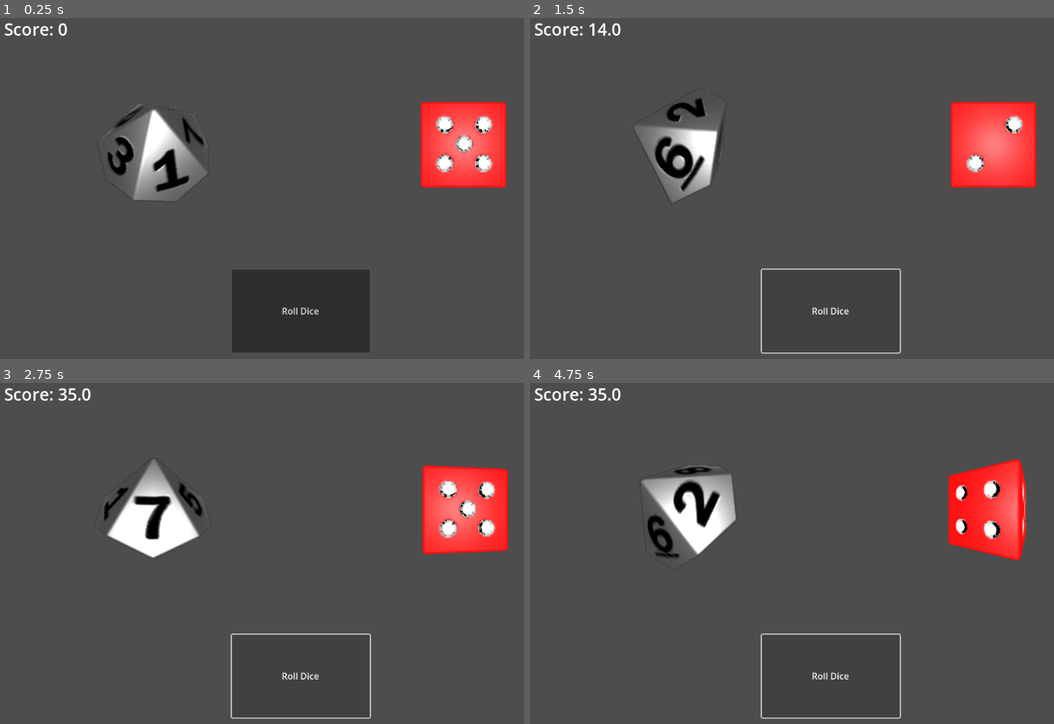
Above: before the commit, frames 1-4 (two rows, left to right).
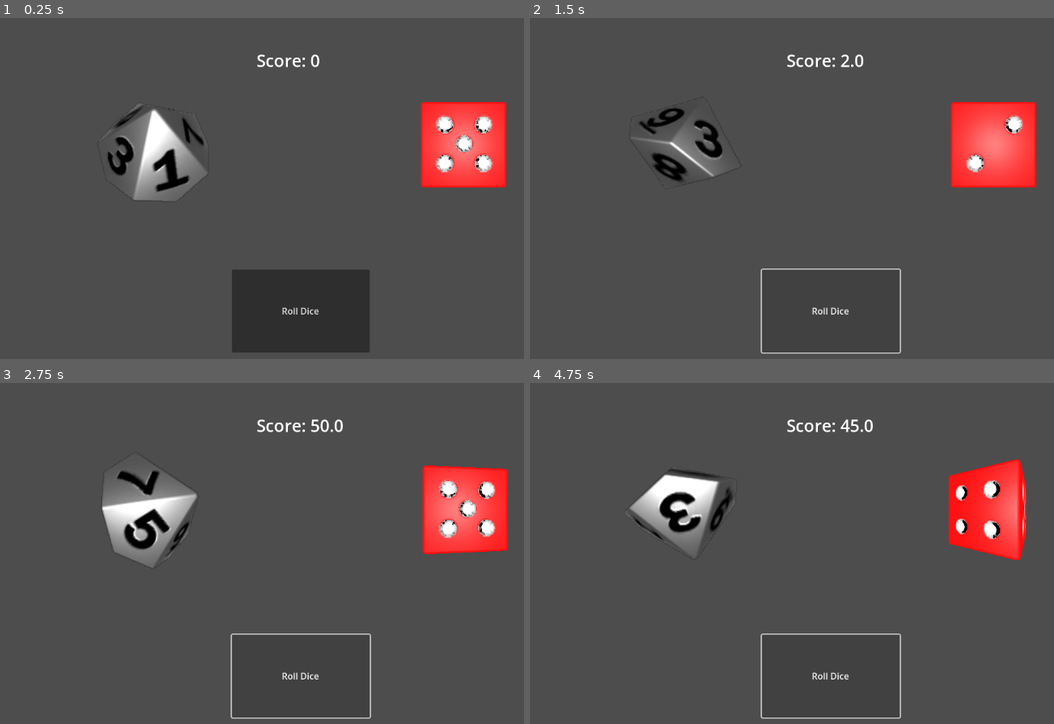
Above: after the commit, the same moments.

Repository: JacksonPearce21/Diceon
Game: Godot game, scene res://Scenes/main_game.tscn
Two runs of this game, one before a commit and one after it. Both use one fixed random seed, a clock stepped at 60 frames per second and the inputs below.
Inputs:
- Up to frame 1 (0.25 s): no input
- Up to frame 2 (1.5 s): click "Roll Dice" at 0.5 s; click "Roll Dice" at 1.25 s
- Up to frame 3 (2.75 s): click "Roll Dice" at 2 s
- Up to frame 4 (4.75 s): tap Enter at 4.25 s

The runs differ from the first frame. In frame 1, 0.4% of the frame differs, in the area x 0-61%, y 1-15%; in frame 2, 3.1%; in frame 3, 4.0%, in the area x 0-66%, y 1-55%; in frame 4, 4.0%.

Commit message:
Int dice rolls vigoursly

Diff:
--- a/Scenes/main_game.tscn
+++ b/Scenes/main_game.tscn
@@ -72,10 +72,10 @@
 text = "Roll Dice"
 
 [node name="ScoreLabel" type="Label" parent="CanvasLayer"]
-offset_left = 42.0
-offset_top = 23.0
-offset_right = 155.0
-offset_bottom = 71.0
+offset_left = 492.0
+offset_top = 79.0
+offset_right = 605.0
+offset_bottom = 127.0
 theme_override_font_sizes/font_size = 30
 text = "Score: 0"
 
--- a/Scripts/IntergerDie.gd
+++ b/Scripts/IntergerDie.gd
@@ -9,17 +9,26 @@
 	6: {"rotation": Vector3(60, 179, -75)},
 	7: {"rotation": Vector3(-60, 1, -109)},
 	8: {"rotation": Vector3(62, 179, 72)},
-	9: {"rotation": Vector3(-60, 0, 108)},
+	9: {"rotation": Vector3(-60, -1, 108)},
 	10: {"rotation": Vector3(60, 177, 140)},
 }
 
 var current_face_value = 1
+var tween: Tween
 
 func _ready() -> void:
 	tween_to_face(current_face_value)
 
 
 func roll():
+	var random_rot = Vector3(
+		randf_range(180, 360),
+		randf_range(180, 360),
+		randf_range(180, 360)
+	)
+	tween = create_tween()
+	tween.tween_property(self, "rotation_degrees", random_rot, 1.0)
+	await get_tree().create_timer(1.0).timeout
 	current_face_value = sides.keys().pick_random()
 	tween_to_face(current_face_value)
 
